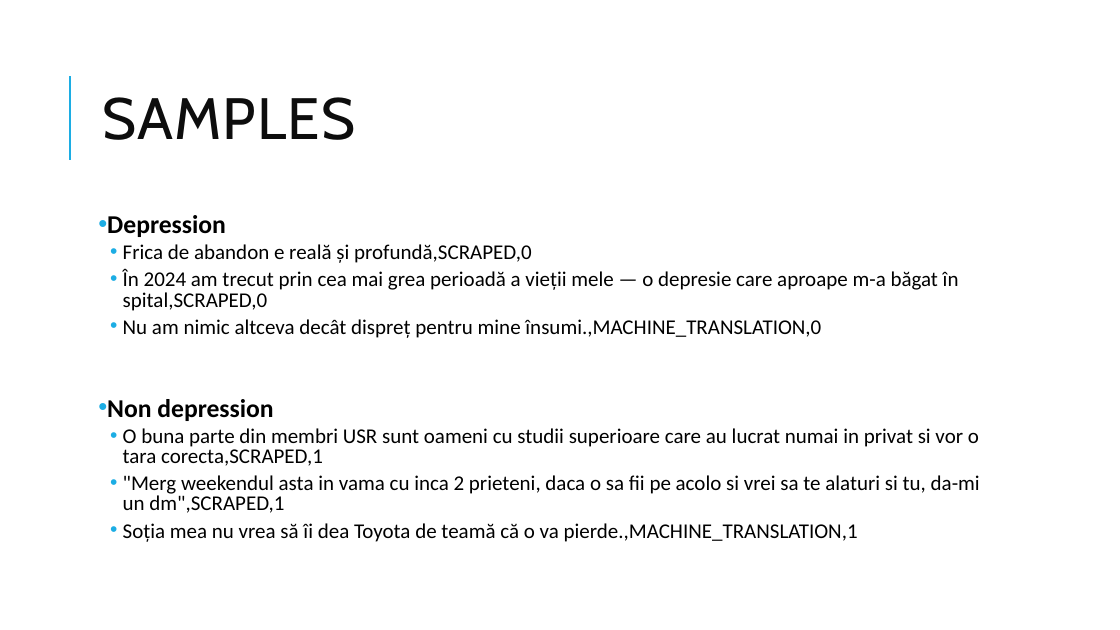
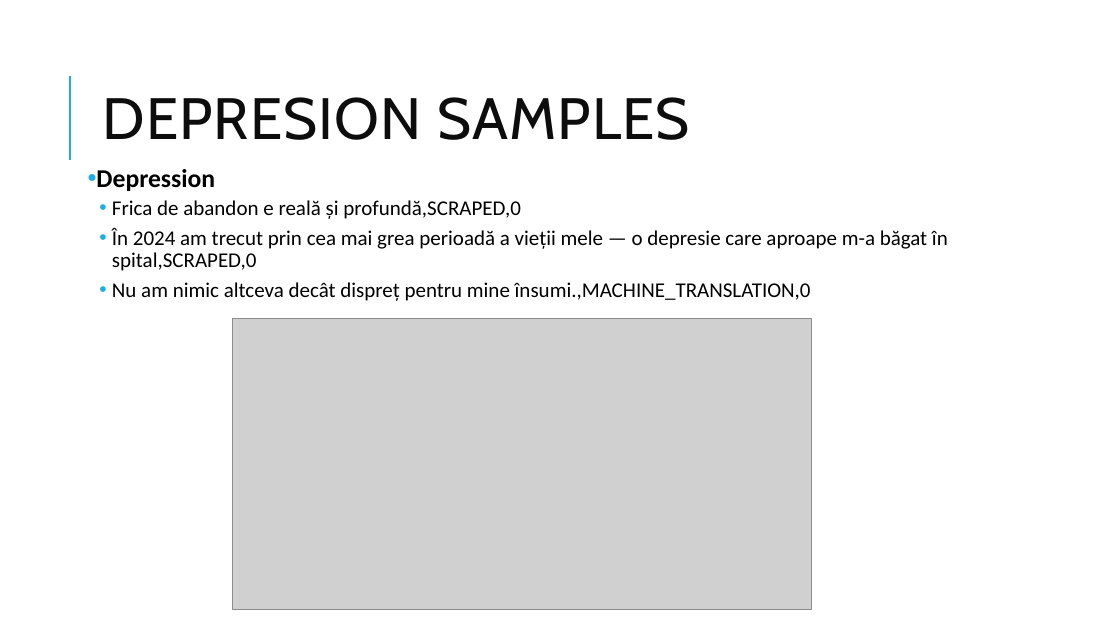
Before and after one commit to PetruTH/BioNLP, a slide deck: slide 5 of RomanianRedditDepressionandWell-being.pptx. Drawn at 1120x630 pixels with LibreOffice and Linux fonts; fonts in the diff are those of the drawing; grey boxes stand for pictures. Boxes give left, top, right and bottom in pixels: in the first picture for what was removed or moved away, otherwise in the second. Text is boxed around its words. In the diff, an @@ line names an element or a change of style, - is before the commit and + after.

```diff
--- a/RomanianRedditDepressionandWell-being.pptx
+++ b/RomanianRedditDepressionandWell-being.pptx
@@ title at [102,97,690,140]: text changed @@
-SAMPLES
+DEPRESION SAMPLES
@@ text "Depression": place and size @@
-text "Depression" at [107,215,980,542]
+text "Depression" at [96,169,948,301]
@@ text "Depression" at [96,169,948,301]: line spacing 0.8 to 0.9 @@
@@ picture added at [233,318,812,610] @@
@@ text at [107,399,980,542]: paragraphs removed @@
-• Non depression
-  • O buna parte din membri USR sunt oameni cu studii superioare care au lucrat numai in privat si vor o tara corecta,SCRAPED,1
-  • "Merg weekendul asta in vama cu inca 2 prieteni, daca o sa fii pe acolo si vrei sa te alaturi si tu, da-mi un dm",SCRAPED,1
-  • Soția mea nu vrea să îi dea Toyota de teamă că o va pierde.,MACHINE_TRANSLATION,1
```
Also in this commit, not shown: 1 other slide changed, 1 slide added, 2 other files.
